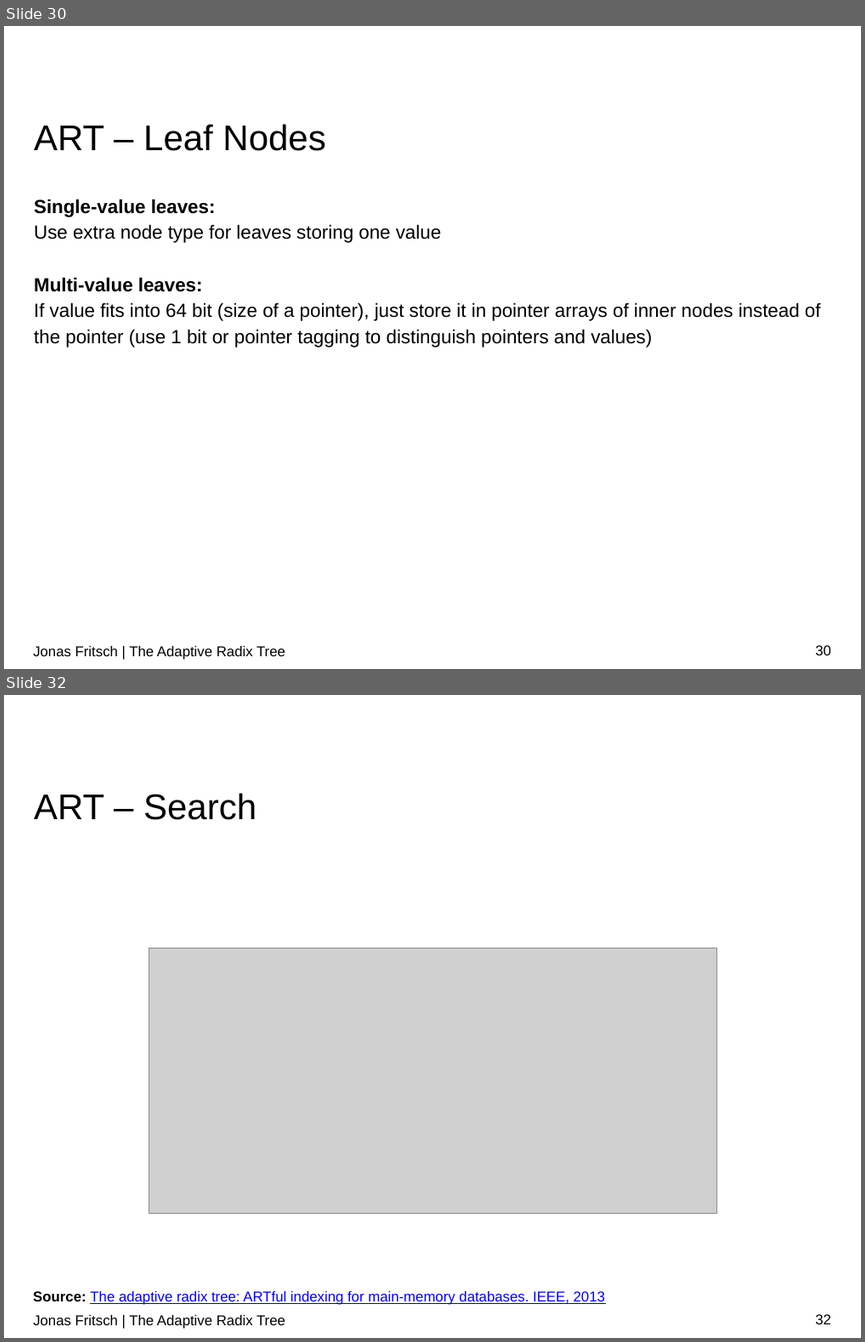
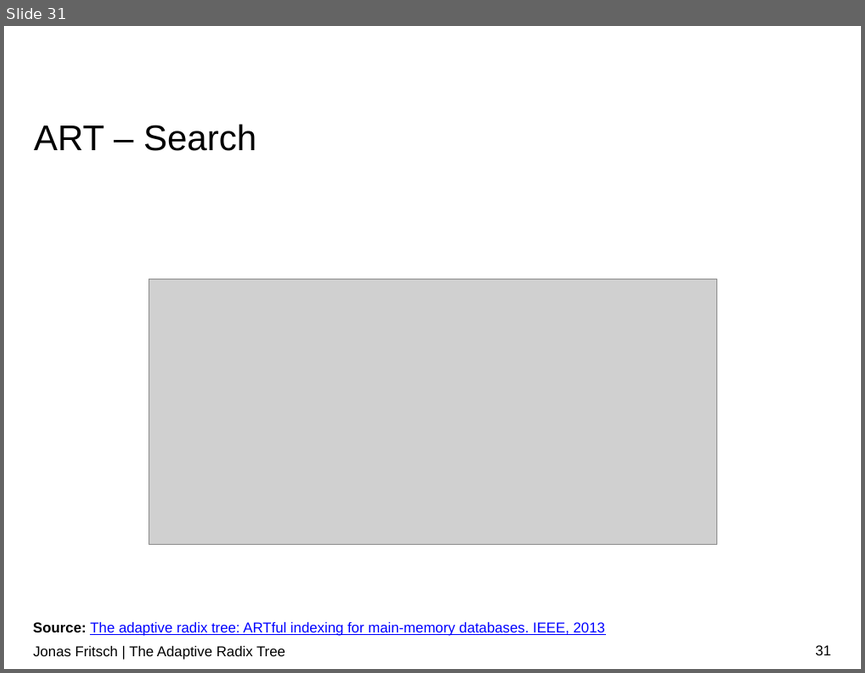
Before and after one commit to atalantus/The-Adaptive-Radix-Tree, a slide deck: Presentation/The Adaptive Radix Tree.pptx. Shown one above the other, each under a label of ours: slides 30 and 32 before the commit, slide 31 after it; the slides between them are not shown. The pictures are 865x1342 and 865x673 pixels, drawn with LibreOffice and Linux fonts; fonts in the diff are those of the drawing; grey boxes stand for pictures; background and template pictures are left out. Boxes give left, top, right and bottom in pixels: in the first picture for what was removed or moved away, otherwise in the second. Text is boxed around its words. In the diff, an @@ line names an element or a change of style, - is before the commit and + after.

```diff
--- a/Presentation/The Adaptive Radix Tree.pptx
+++ b/Presentation/The Adaptive Radix Tree.pptx
@@ slide 30 removed at (4, 26, 861, 669), background #FFFFFF @@
@@ title removed at (34, 124, 325, 151) @@
-ART – Leaf Nodes
@@ text removed at (34, 199, 821, 347) @@
-Single-value leaves:
-Use extra node type for leaves storing one value
-Multi-value leaves:
-If value fits into 64 bit (size of a pointer), just store it in pointer arrays of inner nodes instead of the pointer (use 1 bit or pointer tagging to distinguish pointers and values)
@@ text removed at (33, 646, 285, 659) @@
-Jonas Fritsch | The Adaptive Radix Tree
@@ page number removed at (815, 645, 831, 655) @@
-30
@@ what was slide 32 is now slide 31 @@
@@ page number at (815, 645, 831, 655): text changed @@
-32
+31
```
Also in this commit, not shown: 8 slides changed.
